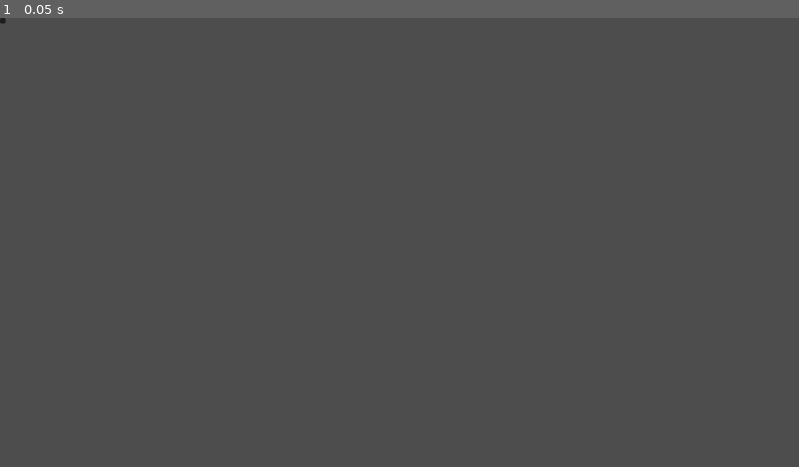
Above: before the commit, frame 1.
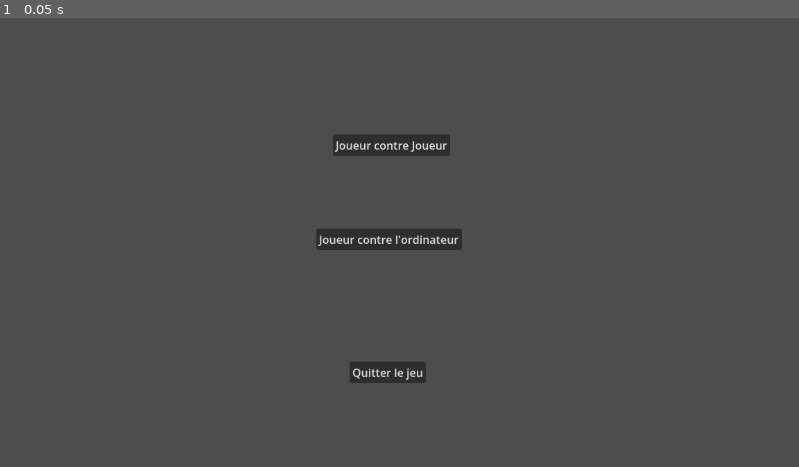
Above: after the commit, the same moment.

Repository: Doun92/pong
Game: Godot game, scene res://scenes/main.tscn
Two runs of this game, one before a commit and one after it. Both use one fixed random seed, a clock stepped at 60 frames per second and the inputs below.
Inputs:
- Up to frame 1 (0.05 s): no input

The runs differ from the first frame. In frame 1, 1.8% of the frame differs, in the area x 0-58%, y 0-82%.

Commit message:
Update main scene button positions and labels
Reposition pvp_button, pve_button, and exit_button in scenes/main.tscn by replacing simple right/bottom offsets with explicit offset_left/offset_top/offset_right/offset_bottom values. Also set French button labels: "Joueur contre Joueur", "Joueur contre l'ordinateur", and "Quitter le jeu" to adjust UI layout and provide localized text.

Diff:
--- a/scenes/main.tscn
+++ b/scenes/main.tscn
@@ -6,13 +6,22 @@
 script = ExtResource("1_jyhfs")
 
 [node name="pvp_button" type="Button" parent="." unique_id=184187683]
-offset_right = 8.0
-offset_bottom = 8.0
+offset_left = 480.0
+offset_top = 168.0
+offset_right = 649.0
+offset_bottom = 199.0
+text = "Joueur contre Joueur"
 
 [node name="pve_button" type="Button" parent="." unique_id=1805426425]
-offset_right = 8.0
-offset_bottom = 8.0
+offset_left = 456.0
+offset_top = 304.0
+offset_right = 666.0
+offset_bottom = 335.0
+text = "Joueur contre l'ordinateur"
 
 [node name="exit_button" type="Button" parent="." unique_id=1011793485]
-offset_right = 8.0
-offset_bottom = 8.0
+offset_left = 504.0
+offset_top = 496.0
+offset_right = 614.0
+offset_bottom = 527.0
+text = "Quitter le jeu"
